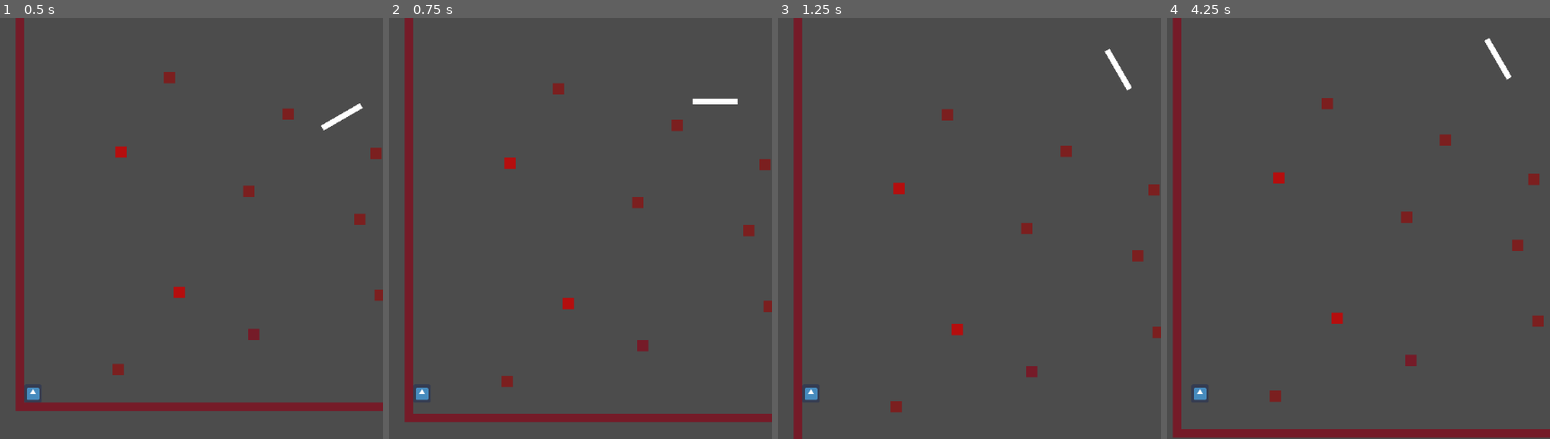
Above: before the commit, frames 1-4 (left to right).
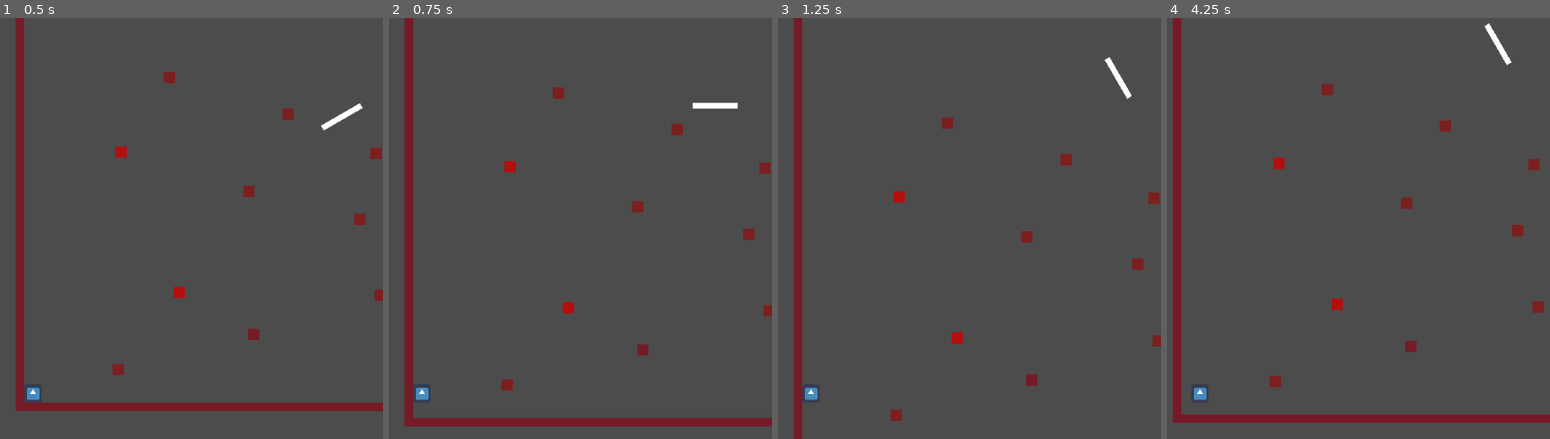
Above: after the commit, the same moments.

Repository: layolabernat/Joc-1
Game: Godot game, scene res://Joc.tscn
Same seed, same stepped clock (60 frames per second), same inputs: the game is played once before the commit and once after it. The engine's default icon, where the game draws it, is replaced by a stand-in: a white triangle on a blue panel in a dark square.
Inputs:
- Up to frame 1 (0.5 s): no input
- Up to frame 2 (0.75 s): tap W (ves_adalt) at 0.6 s
- Up to frame 3 (1.25 s): no input
- Up to frame 4 (4.25 s): tap D (ves_dreta) at 1.35, 3.6 s; tap A (ves_esquerra) at 2.1 s; tap Enter at 2.75 s; tap W (ves_adalt) at 2.85 s

Frame 1 is identical in both runs. In frame 2, 2.9% of the frame differs, in the area x 3-100%, y 15-98%; in frame 3, 1.5%; in frame 4, 5.7%, in the area x 1-100%, y 1-100%.

Commit message:
Generals

Diff:
--- a/Personatge.gd
+++ b/Personatge.gd
@@ -2,8 +2,8 @@
 
 var velocitat := 500
 var moviment := Vector2.ZERO
-var gravetat := Vector2.DOWN * 375
-var salt := Vector2.UP * 330
+var gravetat := Vector2.DOWN * 600
+var salt := Vector2.UP * 450
 # Declare member variables here. Examples:
 # var a = 2
 # var b = "text"
